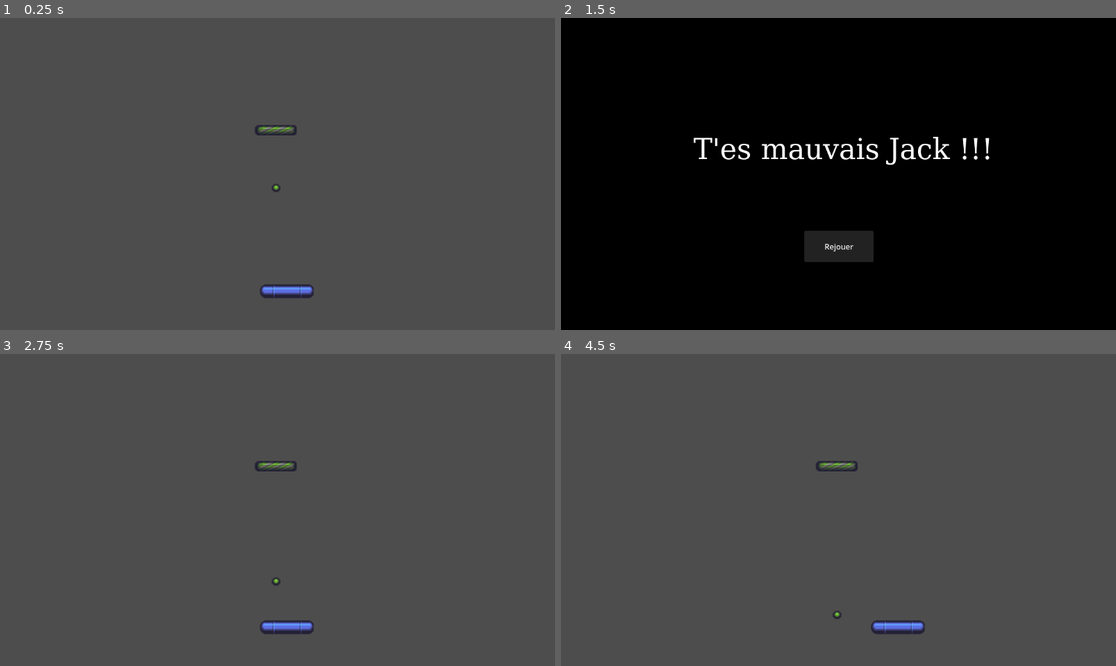
Above: before the commit, frames 1-4 (two rows, left to right).
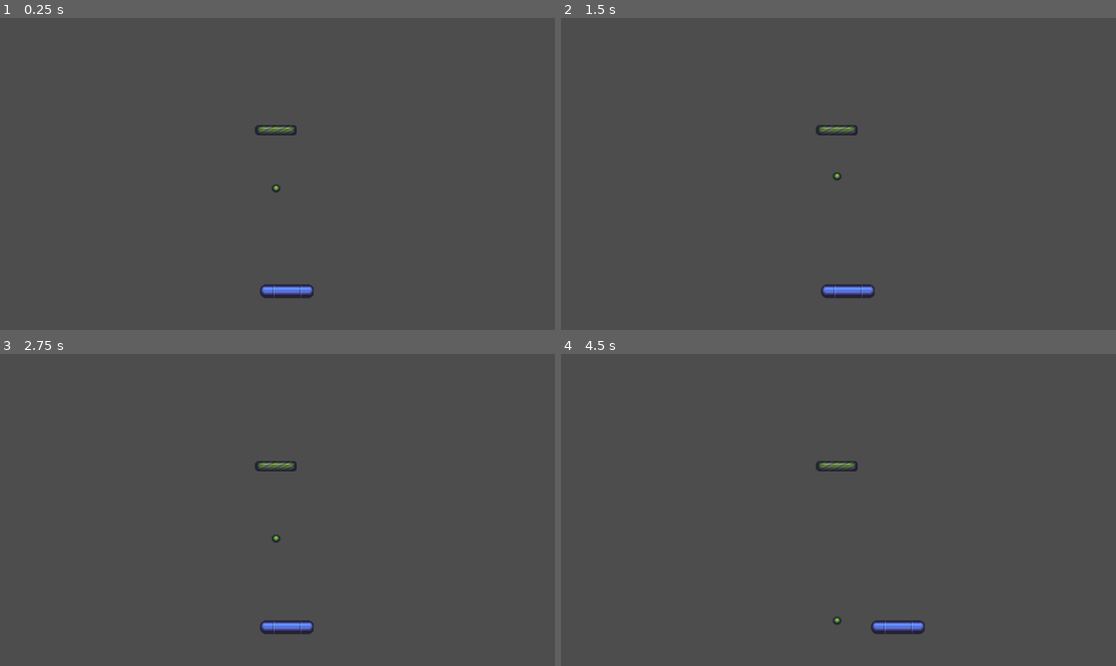
Above: after the commit, the same moments.

Repository: niriva/tp-casse-briques
Game: Godot game, scene res://main.tscn
Two runs of this game, one before a commit and one after it. Both use one fixed random seed, a clock stepped at 60 frames per second and the inputs below.
Inputs (mouse positions are in pixels of both pictures, inside the frame that each line leads up to):
- Up to frame 1 (0.25 s): no input
- Up to frame 2 (1.5 s): tap Enter at 0.5 s; hold Right (p1_right) 0.53-1.25 s; click (838, 245) at 1.25 s, where only the run after the commit has a clickable "Rejouer"
- Up to frame 3 (2.75 s): click (277, 581) at 2 s, where only the run before the commit has a clickable "Rejouer"
- Up to frame 4 (4.5 s): tap Space at 2.75 s; hold Left (p1_left) 2.78-3.5 s; click "Rejouer" at 3.5 s; tap Enter at 4.25 s; hold Right (p1_right) from 4.28 s (still down)

The runs differ from the first frame. In frame 1, less than 0.1% of the frame differs, in the area x 49-51%, y 53-56%; in frame 2, 100%, in the area x 0-100%, y 0-100%; in frame 3, less than 0.1%; in frame 4, less than 0.1%.

Commit message:
et c'est la victoire

Diff:
--- a/Fosse/fosse_detector.gd
+++ b/Fosse/fosse_detector.gd
@@ -8,7 +8,7 @@
 
 
 
-func _process(delta: float) -> void:
+func _process(_delta: float) -> void:
 	pass
 
 
--- a/Raquette/control_joueur.gd
+++ b/Raquette/control_joueur.gd
@@ -24,5 +24,5 @@
 
 
 # Called every frame. 'delta' is the elapsed time since the previous frame.
-func _process(delta: float) -> void:
+func _process(_delta: float) -> void:
 	pass
--- a/balle/balle.tscn
+++ b/balle/balle.tscn
@@ -12,6 +12,8 @@
 [node name="Balle" type="RigidBody2D" unique_id=1912709026 groups=["balle"]]
 physics_material_override = SubResource("PhysicsMaterial_eobpy")
 gravity_scale = 0.0
+linear_damp_mode = 1
+angular_damp_mode = 1
 
 [node name="Sprite2D" type="Sprite2D" parent="." unique_id=219235937]
 scale = Vector2(2.2499998, 2.0555556)
--- a/bouton_rejouer.gd
+++ b/bouton_rejouer.gd
@@ -7,7 +7,7 @@
 
 
 # Called every frame. 'delta' is the elapsed time since the previous frame.
-func _process(delta: float) -> void:
+func _process(_delta: float) -> void:
 	pass
 
 
--- a/briques/detecteur balle/collision_balle.gd
+++ b/briques/detecteur balle/collision_balle.gd
@@ -7,10 +7,12 @@
 
 
 # Called every frame. 'delta' is the elapsed time since the previous frame.
-func _process(delta: float) -> void:
+func _process(_delta: float) -> void:
 	pass
 
 
 func _on_area_2d_body_entered(body: Node2D) -> void:
 	if body.is_in_group("balle"):
 		get_parent().get_parent().queue_free()
+		if (get_tree().get_nodes_in_group("brique").size()==0) :      #le nb restant de briques
+			get_tree().change_scene_to_file("res://ecran_victoire.tscn")
--- /dev/null
+++ b/ecran_victoire.tscn
@@ -0,0 +1,59 @@
+[gd_scene format=3 uid="uid://cssjpfqw6d6j8"]
+
+[ext_resource type="Script" uid="uid://2tld413csiqt" path="res://bouton_rejouer.gd" id="1_b32vp"]
+
+[sub_resource type="FontFile" id="FontFile_edwbx"]
+cache/0/variation_coordinates = {}
+cache/0/face_index = 0
+cache/0/embolden = 0.0
+cache/0/transform = Transform2D(1, 0, 0, 1, 0, 0)
+cache/0/spacing_top = 0
+cache/0/spacing_bottom = 0
+cache/0/spacing_space = 0
+cache/0/spacing_glyph = 0
+cache/0/baseline_offset = 0.0
+cache/0/16/0/ascent = 0.0
+cache/0/16/0/descent = 0.0
+cache/0/16/0/underline_position = 0.0
+cache/0/16/0/underline_thickness = 0.0
+cache/0/16/0/scale = 1.0
+cache/0/59/0/ascent = 0.0
+cache/0/59/0/descent = 0.0
+cache/0/59/0/underline_position = 0.0
+cache/0/59/0/underline_thickness = 0.0
+cache/0/59/0/scale = 1.0
+
+[sub_resource type="LabelSettings" id="LabelSettings_epb25"]
+font = SubResource("FontFile_edwbx")
+font_size = 59
+
+[node name="EcranDefaite" type="Node2D" unique_id=1472370732]
+
+[node name="ColorRect" type="ColorRect" parent="." unique_id=1348062714]
+offset_left = -46.0
+offset_top = -54.0
+offset_right = 1200.0
+offset_bottom = 727.0
+color = Color(0, 0, 0, 1)
+
+[node name="Label" type="Label" parent="." unique_id=1387204354]
+offset_left = 5.0
+offset_top = 13.0
+offset_right = 1168.0
+offset_bottom = 539.0
+text = "Victoire !"
+label_settings = SubResource("LabelSettings_epb25")
+horizontal_alignment = 1
+vertical_alignment = 1
+
+[node name="Button" type="Button" parent="." unique_id=1277251601]
+offset_left = 505.0
+offset_top = 442.0
+offset_right = 649.0
+offset_bottom = 507.0
+text = "Rejouer"
+
+[node name="bouton_rejouer" type="Node" parent="." unique_id=1588080910]
+script = ExtResource("1_b32vp")
+
+[connection signal="pressed" from="Button" to="bouton_rejouer" method="_on_button_pressed"]
